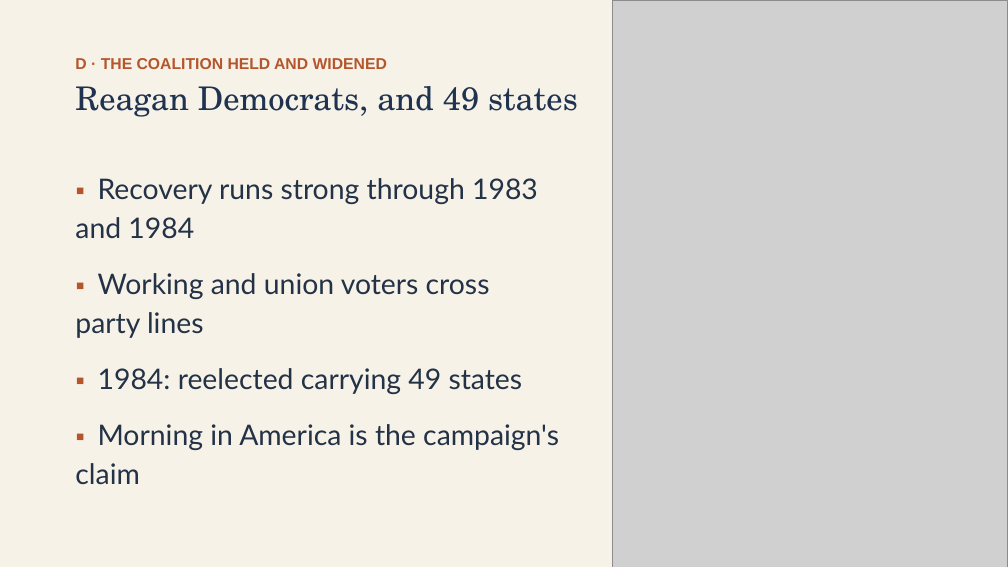
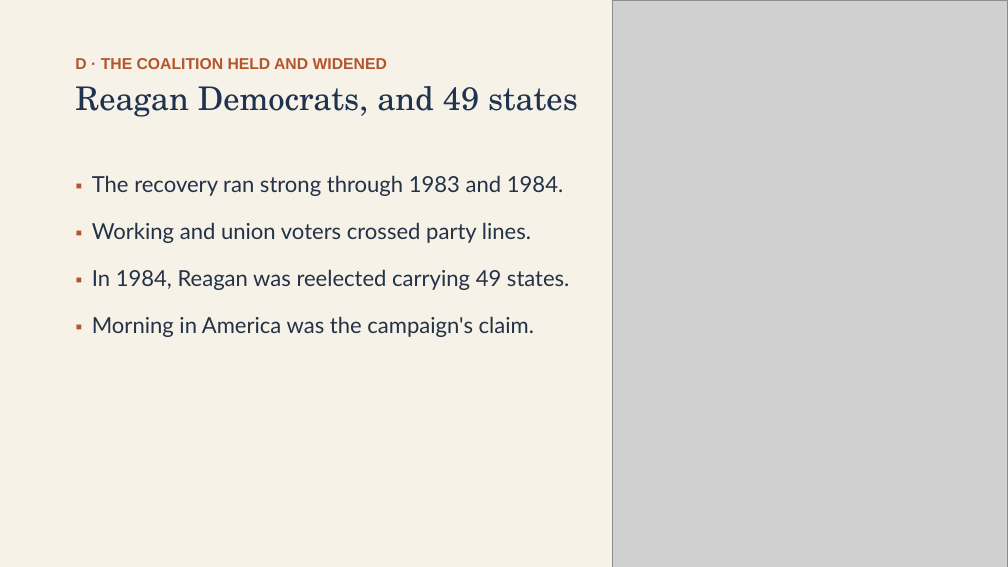
Before and after one commit to ab17gthb/humanities-curriculum-group, a slide deck: slide 16 of modern-america/lesson-02/lesson-02-slides.pptx. Drawn at 1008x567 pixels with LibreOffice and Linux fonts; fonts in the diff are those of the drawing; grey boxes stand for pictures. Boxes give left, top, right and bottom in pixels: in the first picture for what was removed or moved away, otherwise in the second. Text is boxed around its words. In the diff, an @@ line names an element or a change of style, - is before the commit and + after.

Commit message:
Rollout: Modern America L2 reworked and live (The Reagan Revolution)

```diff
--- a/modern-america/lesson-02/lesson-02-slides.pptx
+++ b/modern-america/lesson-02/lesson-02-slides.pptx
@@ text at [92,175,569,337]: text changed; size 27 to 21 pt @@
-▪ Recovery runs strong through 1983 and 1984
-▪ Working and union voters cross party lines
-▪ 1984: reelected carrying 49 states
-▪ Morning in America is the campaign's claim
+▪ The recovery ran strong through 1983 and 1984.
+▪ Working and union voters crossed party lines.
+▪ In 1984, Reagan was reelected carrying 49 states.
+▪ Morning in America was the campaign's claim.
```
Also in this commit, not shown: 9 other slides changed, 6 other files.
